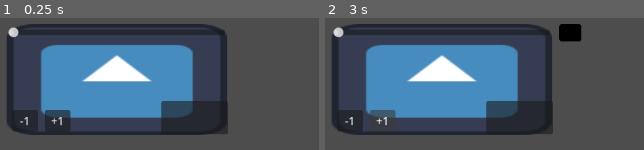
Above: before the commit, frames 1-2 (left to right).
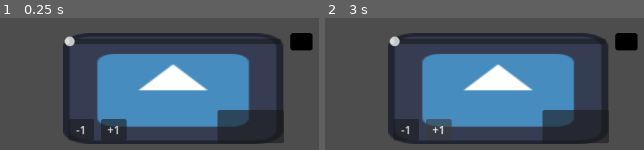
Above: after the commit, the same moments.

Repository: FormerlyWD/serious-game-jam
Game: Godot game, scene res://Scenes/test.tscn
The game is run twice, just before and just after one commit, with the same random seed, the same clock (stepped at 60 frames per second) and the same inputs. The engine's default icon, where the game draws it, is replaced by a stand-in: a white triangle on a blue panel in a dark square.
Inputs (mouse positions are in pixels of both pictures, inside the frame that each line leads up to; where the layout moved, square brackets give the same spot in the first picture):
- Up to frame 1 (0.25 s): no input
- Up to frame 2 (3 s): click "+1" at 0.5 s; click "-1" at 1.25 s; click (577, 126) [519, 117] at 2 s; click "+1" at 2.75 s

The runs differ from the first frame. In frame 1, 51% of the frame differs, in the area x 2-99%, y 4-96%; in frame 2, 51%.

Commit message:
ScatterClip some new changes (WIP)

Diff:
--- /dev/null
+++ b/Radio/CentralAndStaticNoiseChannels/ChannelClass/default_channel.tres
@@ -0,0 +1,10 @@
+[gd_resource type="Resource" script_class="Channel" format=3 uid="uid://caeu0uab0mc42"]
+
+[ext_resource type="AudioStream" uid="uid://edf4l8nlh2i" path="res://Audio/freesound_community-static-radio-noise-and-searching-for-stations-48537.mp3" id="1_78u6e"]
+[ext_resource type="Script" uid="uid://cn5762sv6ibx3" path="res://Radio/CentralAndStaticNoiseChannels/ChannelClass/channel_class.gd" id="1_k4s58"]
+
+[resource]
+script = ExtResource("1_k4s58")
+lowest_frequency_point = 2.0
+radio_noise = ExtResource("1_78u6e")
+metadata/_custom_type_script = "uid://cn5762sv6ibx3"
--- a/Radio/ClipManagerAudioStream/clip_manager_audio_stream.gd
+++ b/Radio/ClipManagerAudioStream/clip_manager_audio_stream.gd
@@ -87,7 +87,7 @@
 func auto_evaluate_clips()-> void:
 
 	for clip in all_clips_insertions:
-		fill_end_time(clip)
+
 
 		all_clips_insertions_sorted[clip.designated_channel].append(clip)
 		clip.create_id()
@@ -97,12 +97,19 @@
 		channel_array.sort_custom(
 			func(a:ClipInsertion, b:ClipInsertion): return a.start_time < b.start_time)
 
-func fill_end_time(clip:ClipInsertion) -> void:
+func fill_end_time(clip:ClipInsertion, duration_only:bool = false	) -> void:
 	if clip.audio_clip:
-
+		if duration_only:
+			clip.duration = clip.audio_clip.get_length()
+			return
 
 		if not clip.start_time == -1.0:
 			if clip.duration == -1.0:
 				clip.duration = clip.audio_clip.get_length()
 				print("clip.audio_clip.get_length()" + str(clip.audio_clip.get_length()))
 	clip.end_time = clip.start_time+ clip.duration
+func fill_end_time_for_shift(shift_data:Shift):
+	for predetermined_clip in shift_data.all_clip_insertions:
+		fill_end_time(predetermined_clip)
+	for scatter_clip in shift_data.clip_insertion_scatter_pool:
+		fill_end_time(scatter_clip, true)
--- a/Radio/RadioNode.tscn
+++ b/Radio/RadioNode.tscn
@@ -13,6 +13,7 @@
 [ext_resource type="Script" uid="uid://cn5762sv6ibx3" path="res://Radio/CentralAndStaticNoiseChannels/ChannelClass/channel_class.gd" id="10_atd8r"]
 [ext_resource type="AudioStream" uid="uid://edf4l8nlh2i" path="res://Audio/freesound_community-static-radio-noise-and-searching-for-stations-48537.mp3" id="11_5gbna"]
 [ext_resource type="PackedScene" uid="uid://o2fsnkbaqlsv" path="res://Radio/ClipTrackButton/ClipTrackButton.tscn" id="12_1y8mp"]
+[ext_resource type="PackedScene" uid="uid://dnp2iabu36s75" path="res://ShiftManager/ShiftClipScatterProcessing/ShiftClipScatterProcessing.tscn" id="14_kcuwd"]
 
 [sub_resource type="Resource" id="Resource_kcuwd"]
 script = ExtResource("4_ilola")
@@ -128,6 +129,10 @@
 offset_right = 435.0
 offset_bottom = 164.0
 
+[node name="ShiftClipScatterProcessing" parent="." unique_id=1051648214 node_paths=PackedStringArray("clip_manager_audio_stream", "central_and_static_noise_channels") instance=ExtResource("14_kcuwd")]
+clip_manager_audio_stream = NodePath("../ClipManagerAudioStream")
+central_and_static_noise_channels = NodePath("../CentralAndStaticNoiseChannels")
+
 [connection signal="value_changed" from="knob slider" to="knob slider" method="_on_value_changed"]
 [connection signal="button_up" from="DIAL2/Button" to="DIAL2" method="_on_button_button_up"]
 [connection signal="button_up" from="DIAL2/Button2" to="DIAL2" method="_on_button_2_button_up"]
--- a/Radio/radio_node.gd
+++ b/Radio/radio_node.gd
@@ -1,17 +1,28 @@
 extends Control
+class_name Radio
 signal request_top
 
 @export var clip_manager_audio_stream: ClipManagerAudioStream
 @export var central_and_static_noise_channels: CentralAndStaticNoiseChannels
 @export var knob_slider: FrequencyKnob
 @export var timer:CustomTimer
-func _ready() -> void:
-	reset_radio()
+
+
 func reset_radio():
 	pass
 	timer.reset_timer()
 	knob_slider.reset()
 	central_and_static_noise_channels.update_stream_count()
+
 	clip_manager_audio_stream.fill_clip_insertion_sorted()
 	clip_manager_audio_stream.auto_evaluate_clips()
 	central_and_static_noise_channels.switch_channel(0)
+
+func apply_shift_radio_data(shift_data:Shift):
+	if central_and_static_noise_channels:
+		central_and_static_noise_channels.channel_array = shift_data.channel_array
+		central_and_static_noise_channels.update_stream_count()
+	if clip_manager_audio_stream:
+		clip_manager_audio_stream.fill_end_time_for_shift(shift_data)
+		$ShiftClipScatterProcessing.scatter_clips(shift_data)
+		clip_manager_audio_stream.all_clips_insertions = shift_data.all_clip_insertions
--- /dev/null
+++ b/Scenes/deskScene/DeskScene.gd
@@ -0,0 +1,11 @@
+extends Node2D
+
+
+
+@export var current_shift_object:Shift
+
+func _ready() -> void:
+	process_shift_object()
+func process_shift_object():
+	%RadioNode.apply_shift_radio_data(current_shift_object)
+	%RadioNode.reset_radio()
--- a/Scenes/test.gd
+++ b/Scenes/test.gd
@@ -1,3 +1,5 @@
 extends Node2D
+
+
 func _ready() -> void:
 	print("test123")
--- a/Scenes/test.tscn
+++ b/Scenes/test.tscn
@@ -1,16 +1,32 @@
 [gd_scene format=3 uid="uid://cqprmlotrxfsx"]
 
-[ext_resource type="Script" uid="uid://cqqvfqvdjfm5x" path="res://Scenes/test.gd" id="1_lc1oi"]
+[ext_resource type="Script" uid="uid://cwfa0vwadh6a4" path="res://Scenes/deskScene/DeskScene.gd" id="1_8od7v"]
 [ext_resource type="PackedScene" uid="uid://bqbn0wnsg1ful" path="res://Radio/RadioNode.tscn" id="2_8od7v"]
+[ext_resource type="Script" uid="uid://cdwotjgvtyhjm" path="res://Radio/ClipInsertion/clip_insertion.gd" id="2_35xla"]
+[ext_resource type="Resource" uid="uid://dpag8ljha4aqy" path="res://Radio/ClipInsertion/sample_clip.tres" id="3_5wyu1"]
+[ext_resource type="Script" uid="uid://cn5762sv6ibx3" path="res://Radio/CentralAndStaticNoiseChannels/ChannelClass/channel_class.gd" id="3_i3aeo"]
+[ext_resource type="Script" uid="uid://4yh70i0yfekf" path="res://ShiftManager/ShiftClass/shift_class.gd" id="4_5wyu1"]
+[ext_resource type="Resource" uid="uid://caeu0uab0mc42" path="res://Radio/CentralAndStaticNoiseChannels/ChannelClass/default_channel.tres" id="5_0c07c"]
+
+[sub_resource type="Resource" id="Resource_0c07c"]
+script = ExtResource("4_5wyu1")
+all_clip_insertions = Array[ExtResource("2_35xla")]([ExtResource("3_5wyu1")])
+channel_array = Array[ExtResource("3_i3aeo")]([ExtResource("5_0c07c"), ExtResource("5_0c07c"), ExtResource("5_0c07c")])
+is_clip_insertion_scatter_enabled = true
+clip_insertion_scatter_count = 4
+clip_insertion_scatter_pool = Array[ExtResource("2_35xla")]([ExtResource("3_5wyu1")])
+metadata/_custom_type_script = "uid://4yh70i0yfekf"
 
 [node name="DeskScene" type="Node2D" unique_id=522105481]
-script = ExtResource("1_lc1oi")
+script = ExtResource("1_8od7v")
+current_shift_object = SubResource("Resource_0c07c")
 
 [node name="RadioNode" parent="." unique_id=170821821 instance=ExtResource("2_8od7v")]
-offset_left = -426.0
-offset_top = -177.0
-offset_right = -106.0
-offset_bottom = -24.0
+unique_name_in_owner = true
+offset_left = -345.0
+offset_top = -164.0
+offset_right = -25.0
+offset_bottom = -11.0
 metadata/_edit_use_anchors_ = true
 
 [node name="Camera2D" type="Camera2D" parent="." unique_id=514651589]
--- a/ShiftManager/ShiftClass/shift_class.gd
+++ b/ShiftManager/ShiftClass/shift_class.gd
@@ -2,5 +2,11 @@
 class_name Shift
 
 
+@export var duration:float = 200
 @export var all_clip_insertions :Array[ClipInsertion]
 @export var channel_array:Array[Channel]
+
+
+@export var is_clip_insertion_scatter_enabled:bool
+@export var clip_insertion_scatter_count:int = 0
+@export var clip_insertion_scatter_pool:Array[ClipInsertion]
--- /dev/null
+++ b/ShiftManager/ShiftClipScatterProcessing/ShiftClipScatterProcessing.tscn
@@ -0,0 +1,6 @@
+[gd_scene format=3 uid="uid://dnp2iabu36s75"]
+
+[ext_resource type="Script" uid="uid://ppmx5d1ts2ld" path="res://ShiftManager/ShiftClipScatterProcessing/shift_clip_scatter_processing.gd" id="1_67j0u"]
+
+[node name="ShiftClipScatterProcessing" type="Node" unique_id=1051648214]
+script = ExtResource("1_67j0u")
--- /dev/null
+++ b/ShiftManager/ShiftClipScatterProcessing/shift_clip_scatter_processing.gd
@@ -0,0 +1,63 @@
+extends Node
+class_name ShiftClipScatterProcessing
+
+
+
+enum ScatterMode {
+	GLOBAL,
+	PER_CHANNEL
+}
+
+@export var scatter_mode: ScatterMode = ScatterMode.GLOBAL
+@export var clip_manager_audio_stream: ClipManagerAudioStream
+@export var central_and_static_noise_channels: CentralAndStaticNoiseChannels
+
+
+
+func scatter_clips(shift_data:Shift) -> void:
+	if not shift_data.is_clip_insertion_scatter_enabled:
+		return
+
+	var start_time_intervals:Array[float]
+	var end_time_intervals:Array[float]
+
+	for clip in shift_data.all_clip_insertions:
+		start_time_intervals.append(clip.start_time)
+		end_time_intervals.append(clip.end_time)
+
+	for clip_loop in range(shift_data.clip_insertion_scatter_count):
+		var clip:ClipInsertion= shift_data.clip_insertion_scatter_pool.pick_random()
+
+		var interval =generate_non_overlapping_duration(
+			clip.duration,
+			shift_data.duration,
+			start_time_intervals,
+			end_time_intervals
+			)
+
+		clip.start_time = interval.start
+		clip.end_time = interval.end
+		clip.designated_channel = randi_range(0,central_and_static_noise_channels.amount_of_streams-1)
+		start_time_intervals.append(interval.start)
+		end_time_intervals.append(interval.end)
+
+	shift_data.all_clip_insertions.append_array(shift_data.clip_insertion_scatter_pool)
+func generate_non_overlapping_duration(
+	duration:float,
+	maximum_time:float,
+	start_times:Array[float],
+	end_times:Array[float]
+	):
+	while true:
+		var start_time = randf() * (maximum_time - duration)
+		var end_time = start_time + duration
+		var overlaps:bool = false
+		for point in start_times.size():
+			if intervals_overlap(start_time, end_time, start_times[point], end_times[point]):
+				overlaps = true
+				break
+
+		if not overlaps:
+			return {"start":start_time,"end":end_time}
+func intervals_overlap(a_start: float, a_end: float, b_start: float, b_end: float):
+	return a_start < b_end and b_start < a_end
Not shown, added: Scenes/deskScene/DeskScene.gd.uid
Not shown, added: ShiftManager/ShiftClipScatterProcessing/shift_clip_scatter_processing.gd.uid
